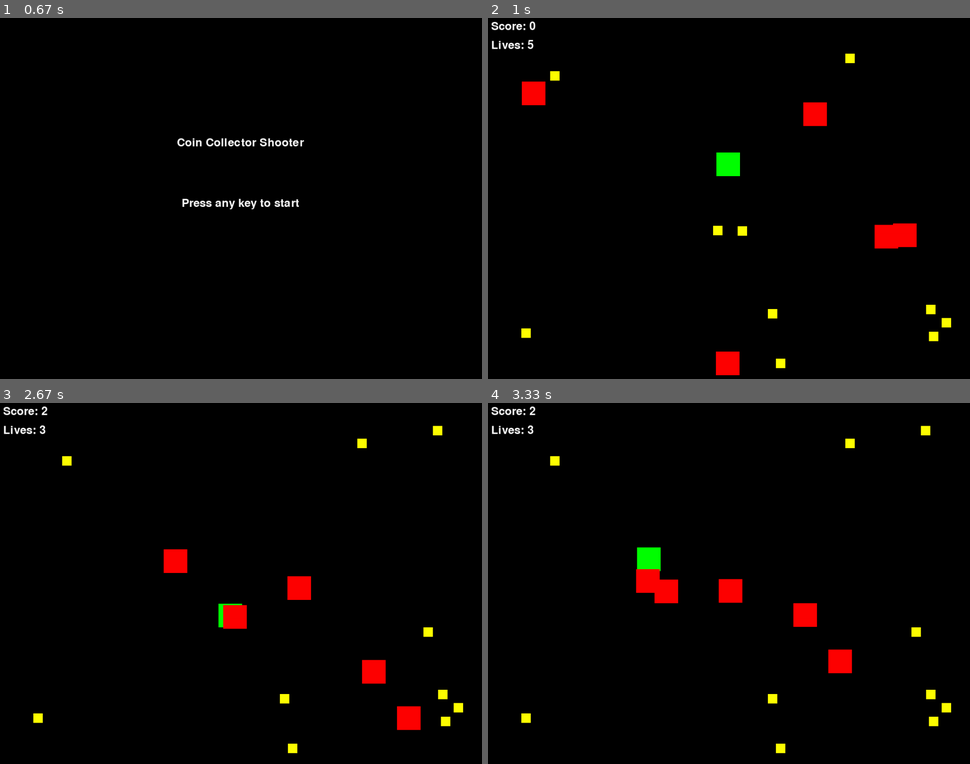
Above: before the commit, frames 1-4 (two rows, left to right).
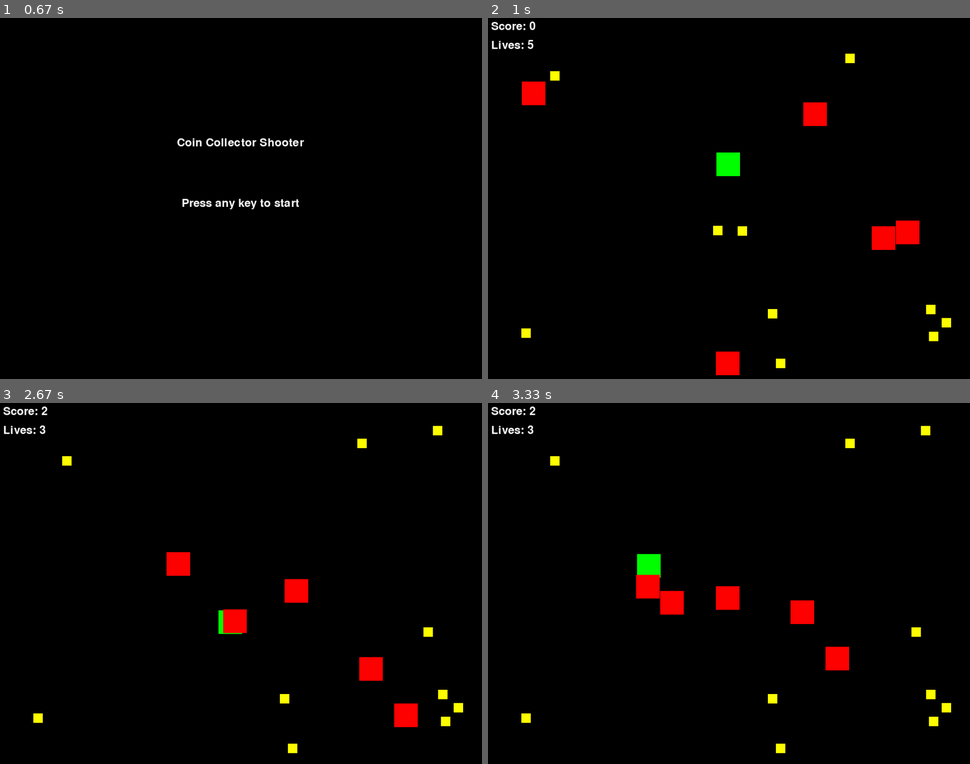
Above: after the commit, the same moments.

Repository: cclintonn/Pygame-Collectem
Game: pygame game, started from Main.py
Two runs of this game, one before a commit and one after it. Both use one fixed random seed, a clock stepped at 60 frames per second and the inputs below.
Inputs:
- Up to frame 1 (0.67 s): hold Right from 0.33 s (still down)
- Up to frame 2 (1 s): release Right at 0.8 s; hold Up from 0.83 s (still down)
- Up to frame 3 (2.67 s): release Up at 1.18 s; hold Right 1.22-1.68 s; hold Left 1.72-2.25 s; hold Down 2.28-2.58 s; hold Left from 2.62 s (still down)
- Up to frame 4 (3.33 s): release Left at 3.02 s; hold Up from 3.05 s (still down)

Frame 1 is identical in both runs. In frame 2, 0.2% of the frame differs, in the area x 79-90%, y 56-65%; in frame 3, 0.9%; in frame 4, 1.2%, in the area x 30-76%, y 39-75%.

Commit message:
Fixed Bugs

Diff:
--- a/Main.py
+++ b/Main.py
@@ -87,6 +87,19 @@
         if self.rect.y > player.rect.y:
             self.rect.y -= self.speed
 
+# Prevent collision with other enemies
+        for enemy in enemies:
+            if enemy != self:
+                if self.rect.colliderect(enemy.rect):
+                    if self.rect.x < enemy.rect.x:
+                        self.rect.x -= self.speed
+                    if self.rect.x > enemy.rect.x:
+                        self.rect.x += self.speed
+                    if self.rect.y < enemy.rect.y:
+                        self.rect.y -= self.speed
+                    if self.rect.y > enemy.rect.y:
+                        self.rect.y += self.speed
+
 # Coin class
 class Coin(pygame.sprite.Sprite):
     def __init__(self):
Not shown, changed: README.MD
